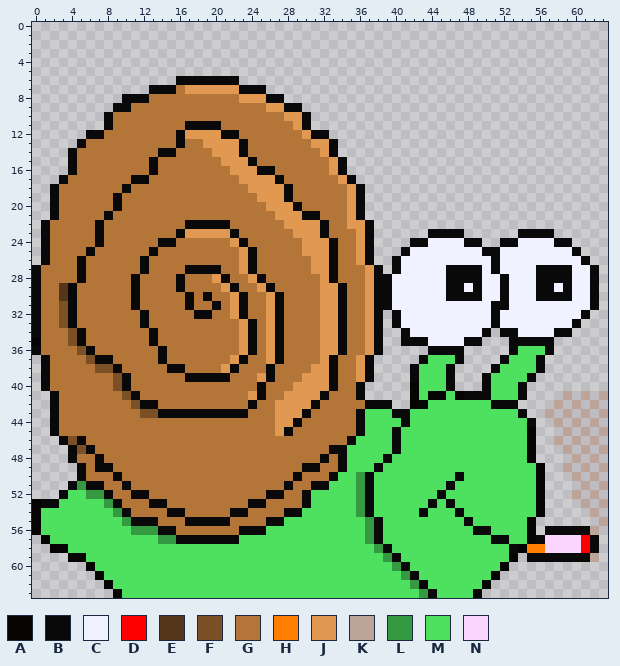
Two versions of one pixel-art sprite, assets/hero2.png. The picture above is the old version.
The file is 64x64 pixels. Colours within 5 levels of each other are drawn and written as one.
Palette (. is transparent): A #050403  B #090909  C #f1f2ff  D #ff0000  E #54371a  F #7b5026  G #b47538  H #ff7d00  J #e19851  K #bda499  L #359941  M #4de15f  N #fad6ff
Pixels before (only the part around the change), first column x 7:
17 GGGGBBGGGGGGGGGGJJJJBGGG
18 GGGBGGGGGGGGGGGGGJJJJBGG
19 GGBGGGGGGGGGGGGGGGJJJBGG
20 GGBGGGGGGGGGGGGGGGGJJJBG
21 GBGGGGGGGGGGGGGGGGGGJJJB
22 BGGGGGGGGGBBBBBGGGGGGJJJ
23 BGGGGGGGGBJJJJJBGGGGGGJJ
24 BGGGGGGBBGGGGGGJBGGGGGGJ
25 GGGGGGBGGGGGGGGGJBGGGGGJ
26 GGGGGBGGGGGGGGGGJBGGGGGG
27 GGGGGBGGGGBBBBGGJBGGGGGG
28 GGGGBGGGGBGGGJBGGJBGGGGG
29 GGGGBGGGGBGGGGJBGGJBGGGG
30 GGGGBGGGGGBGBGGJBGGJBGGG
31 GGGGBGGGGGBGGBGJBGGJBGGG
32 GGGGGBGGGGGBBGGJBGGJBGGG
33 GGGGGBGGGGGGGGGGJBGJBGGG
34 GGGGGGBGGGGGGGGGJBGJBGGG
35 GGGGGGBGGGGGGGGGJBGJBGGG
36 GGGGGGGBGGGGGGGGJBGJBGGG
37 BBGGGGGBGGGGGGGJBGGJBGGG
38 FFBGGGGGBBGGGGJBGGGBGGGG
39 GGFBGGGGGGBBBBBGGGJBGGGJ
40 GGFBGGGGGGGGGGGGGGBGGGJJ
41 GGGFBGGGGGGGGGGGGJBGGJJJ
42 GGGGFBBGGGGGGGGGGBGGJJJJ
43 GGGGGFFBBBBBBBBBBGGGJJJB
44 GGGGGGGGGGGGGGGGGGGGJJBG
45 GGGGGGGGGGGGGGGGGGGGJBGG
46 GGGGGGGGGGGGGGGGGGGGGGGG
47 GGGGGGGGGGGGGGGGGGGGGGGG
48 BGGGGGGGGGGGGGGGGGGGGGGG
49 BBGGGGGGGGGGGGGGGGGGGGGB
The same view after the edit:
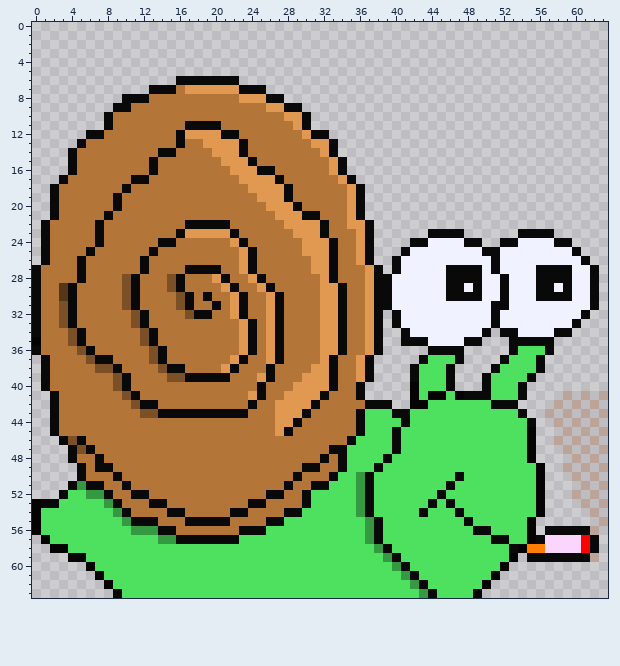
What changed:
{"y":28,"x":10,"old":"G","new":"F"}
{"y":28,"x":15,"old":"G","new":"F"}
{"y":29,"x":10,"old":"G","new":"F"}
{"y":29,"x":15,"old":"G","new":"F"}
{"y":30,"x":10,"old":"G","new":"F"}
{"y":30,"x":16,"old":"G","new":"F"}
{"y":31,"x":10,"old":"G","new":"F"}
{"y":31,"x":16,"old":"G","new":"F"}
{"y":32,"x":11,"old":"G","new":"F"}
{"y":32,"x":17,"old":"G","new":"F"}
{"y":33,"x":11,"old":"G","new":"F"}
{"y":34,"x":12,"old":"G","new":"F"}
{"y":35,"x":12,"old":"G","new":"F"}
{"y":36,"x":13,"old":"G","new":"F"}
{"y":37,"x":13,"old":"G","new":"F"}
{"y":38,"x":14,"old":"G","new":"F"}
{"y":39,"x":15,"old":"GG","new":"FF"}
{"label":"changed","picture_box":[122,274,194,382]}
